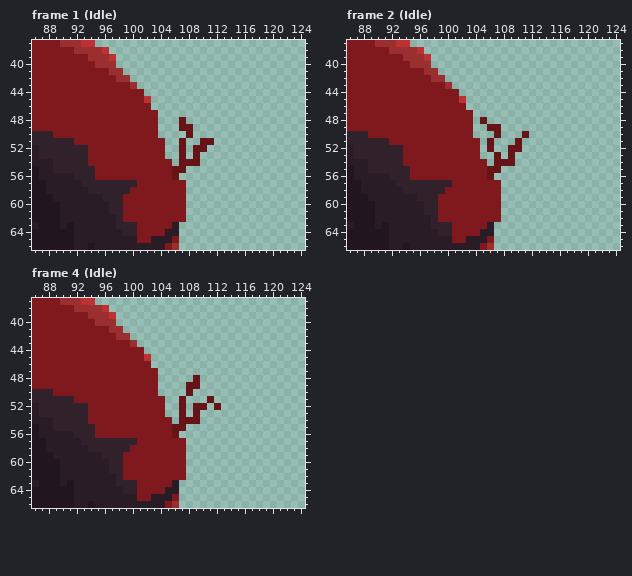
Pixel-art file: assets/entities/grove_guardian/grove_guardian_2.0.aseprite. The first picture shows the starting point.
128x128 pixels, 11 frames. Colours within 5 levels of each other are drawn and written as one. Shown: frame 1 (Idle): x 86..124, y 37..66; frame 2 (Idle): x 86..124, y 37..66; frame 4 (Idle): x 86..124, y 37..66. The commit also changed other frames or places, which this record leaves out.
After:
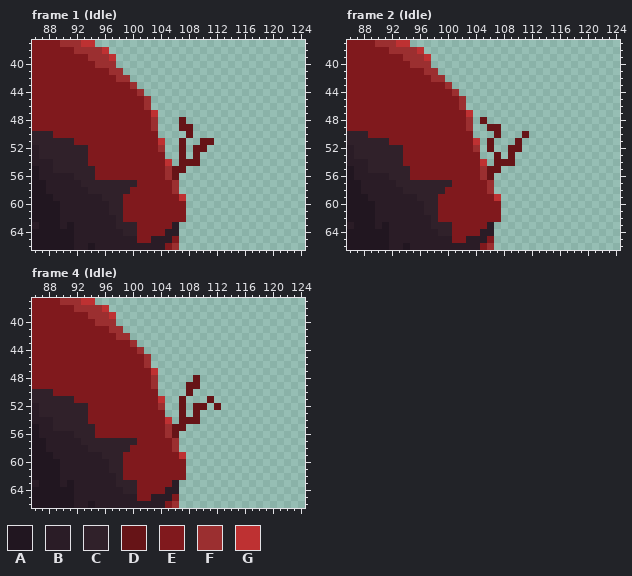
Palette (. is transparent): A #211620  B #2a1c26  C #30212a  D #661417  E #80191d  F #9b2f30  G #be3132
Change:
Changed rows in their new state; - is an unchanged pixel.
Frame 1 (Idle), layer "Main Body":
first column x 101:
44 F------
45 -F-----
46 -F-----
47 --G----
48 --F----
49 --F----
51 ---G---
52 ---F---
54 ----G--
55 ----F--
56 ----F--
57 -----F.
58 -----F.
59 ------G
Frame 2 (Idle), layer "Main Body": the same change as frame 1 (Idle)
Frame 4 (Idle), layer "Main Body": the same change as frame 1 (Idle)
Boxes around the changes in both pictures, in picture pixels (x1, y1, x2, y2):
changed: (137, 89, 186, 201)
changed: (452, 89, 501, 201)
changed: (137, 347, 186, 459)
